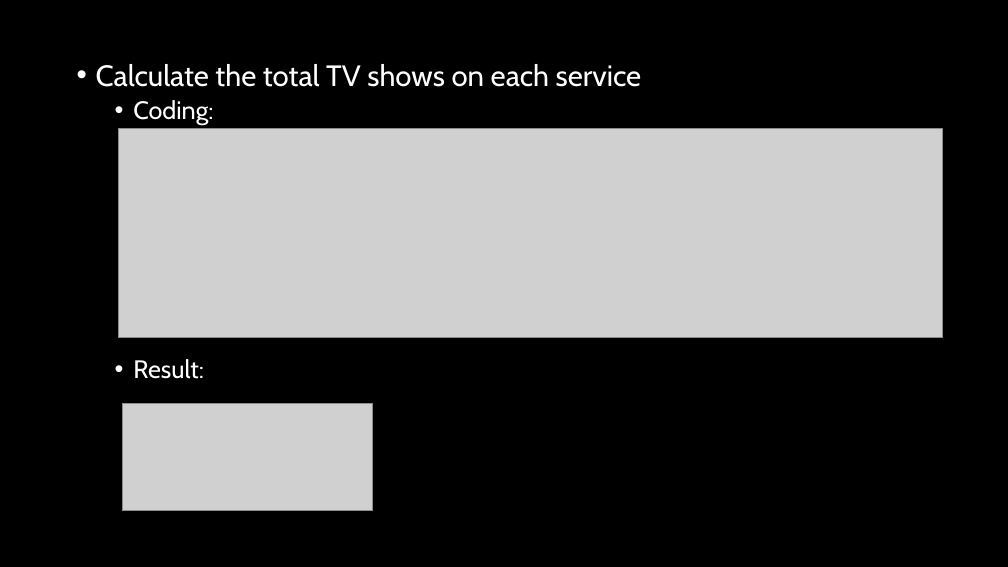
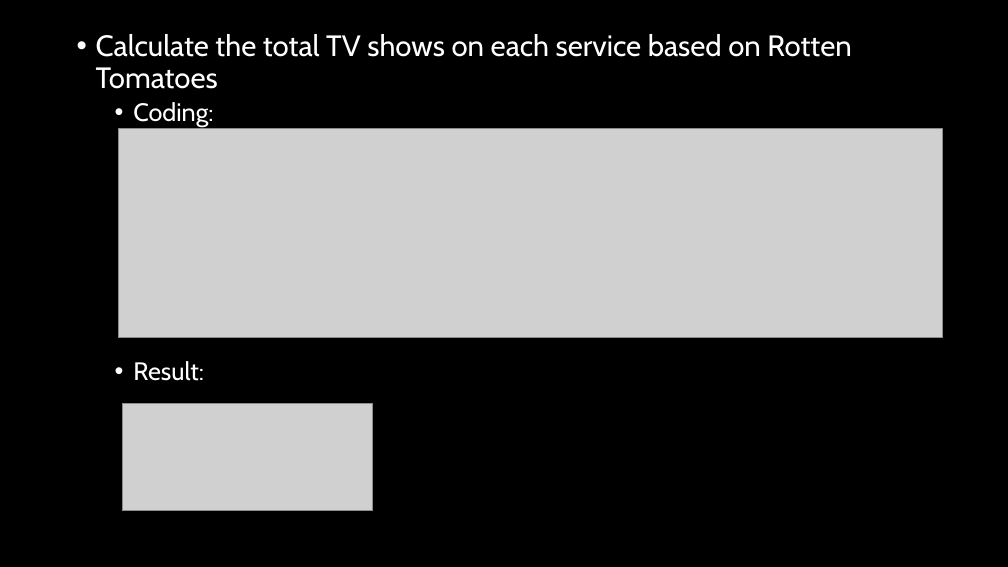
Before and after one commit to Christian-Albertini/UNC-Project-1, a slide deck: slide 16 of what_are_we_watching_tonight final.pptx (slide 17 before the commit). Drawn at 1008x567 pixels with LibreOffice and Linux fonts; fonts in the diff are those of the drawing; grey boxes stand for pictures. Boxes give left, top, right and bottom in pixels: in the first picture for what was removed or moved away, otherwise in the second. Text is boxed around its words. In the diff, an @@ line names an element or a change of style, - is before the commit and + after.

Commit message:
final final updates

```diff
--- a/what_are_we_watching_tonight final.pptx
+++ b/what_are_we_watching_tonight final.pptx
@@ text "Calculate the total TV shows ...": place and size @@
-text "Calculate the total TV shows ..." at [96, 64, 641, 379]
+text "Calculate the total TV shows ..." at [96, 34, 851, 381]
@@ text at [96, 34, 851, 89]: text changed @@
-• Calculate the total TV shows on each service
+• Calculate the total TV shows on each service based on Rotten Tomatoes
```
Also in this commit, not shown: 1 other slide changed.
